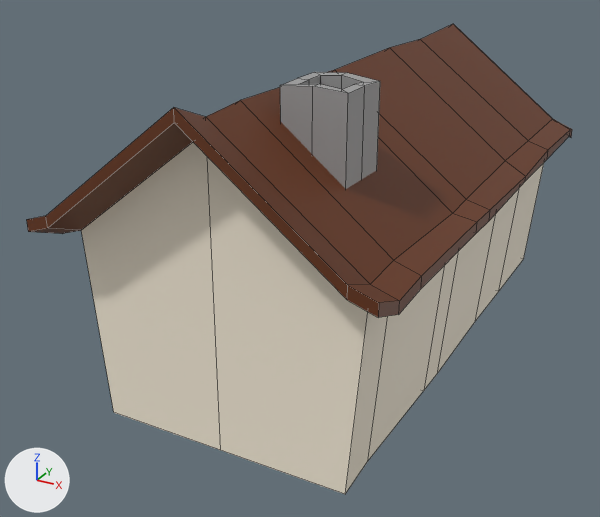
What one commit did to the FBX model BLENDER/Houses/House1/house1.fbx.
Both versions are drawn from a 50 mm lens placed at (3.87, -8.44, 3.93), pointed at (-0.41, -0.67, 0.05). The axes (+X, +Y, +Z) are drawn at lower left. The lights are the same throughout. Mesh edges are drawn as thin lines. Where no turn or scale is listed for an object, it has been applied to the vertices.
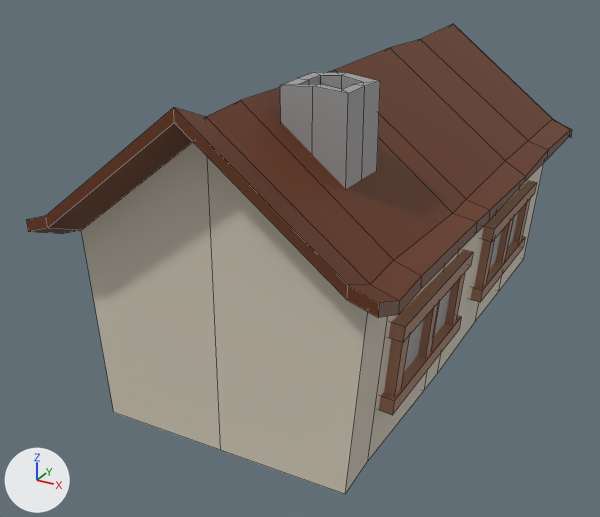
Commit message: Add windows to house1

Edits to the bpy script that builds the scene:
```text
Change mat_white:
    mat_white.base_color: (0.956, 0.871, 0.716) -> (0.662, 0.604, 0.497)  # white #faf0dc -> light grey #d5ccbb
Add mat_light_brown_001:
    mat_light_brown_001 = principled_material('light brown.001')
    mat_light_brown_001.base_color = (0.359, 0.179, 0.107)  # brown #a2755c
Add mat_gray_001:
    mat_gray_001 = principled_material('gray.001')
    mat_gray_001.base_color = (0.351, 0.351, 0.351)  # grey #a0a0a0
Add me_cube_012:
    me_cube_012.from_pydata([(0.111, 0.079, 0.385), (0.045, 0.079, -0.398), (0.111, -0.079, 0.385), (0.045, -0.079, -0.398), (-0.045, 0.079, 0.398), (-0.111, 0.079, -0.385), (-0.045, -0.079, 0.398), (-0.111, -0.079, -0.385)], [], [(0, 4, 6, 2), (3, 2, 6, 7), (7, 6, 4, 5), (5, 1, 3, 7), (1, 0, 2, 3), (5, 4, 0, 1)])
    me_cube_012.materials.append(mat_light_brown_001)  # brown #a2755c
Add me_cube_009:
    me_cube_009.from_pydata([(0.08, -0.94, 0.07), (0.08, 0.94, 0.07), (0.07, -0.94, -0.08), (0.07, 0.94, -0.08), (-0.07, -0.94, 0.08), (-0.07, 0.94, 0.08), (-0.08, -0.94, -0.07), (-0.08, 0.94, -0.07)], [], [(0, 4, 6, 2), (3, 2, 6, 7), (7, 6, 4, 5), (5, 1, 3, 7), (1, 0, 2, 3), (5, 4, 0, 1)])
    me_cube_009.materials.append(mat_light_brown_001)  # brown #a2755c
Add me_plane:
    me_plane.from_pydata([(0.03, -0.79, 0.39), (-0.03, -0.79, -0.39), (0.03, 0.79, 0.39), (-0.03, 0.79, -0.39)], [], [(0, 1, 3, 2)])
    me_plane.materials.append(mat_gray_001)  # grey #a0a0a0
Add ob_cube_012:
    ob_cube_012 = bpy.data.objects.new('Cube.012', me_cube_012)
    ob_cube_012.location = (1.43, 1.99, 0.0)
Add ob_cube_009:
    ob_cube_009 = bpy.data.objects.new('Cube.009', me_cube_009)
    ob_cube_009.location = (1.49, -1.43, 0.39)
Add ob_plane:
    ob_plane = bpy.data.objects.new('Plane', me_plane)
    ob_plane.location = (1.43, -1.43, 0.0)
Add ob_cube_006:
    ob_cube_006 = bpy.data.objects.new('Cube.006', me_cube_012.copy())
    ob_cube_006.location = (1.43, -1.43, 0.0)
Add ob_cube_015:
    ob_cube_015 = bpy.data.objects.new('Cube.015', me_cube_009.copy())
    ob_cube_015.location = (1.42, 1.21, -0.39)
Add ob_cube_007:
    ob_cube_007 = bpy.data.objects.new('Cube.007', me_cube_012.copy())
    ob_cube_007.location = (1.43, -0.65, 0.0)
Add ob_cube_014:
    ob_cube_014 = bpy.data.objects.new('Cube.014', me_cube_009.copy())
    ob_cube_014.location = (1.49, 1.21, 0.39)
Add ob_cube_011:
    ob_cube_011 = bpy.data.objects.new('Cube.011', me_cube_012.copy())
    ob_cube_011.location = (1.43, 1.21, 0.0)
Add ob_cube_010:
    ob_cube_010 = bpy.data.objects.new('Cube.010', me_cube_009.copy())
    ob_cube_010.location = (1.42, -1.43, -0.39)
Add ob_cube_008:
    ob_cube_008 = bpy.data.objects.new('Cube.008', me_cube_012.copy())
    ob_cube_008.location = (1.43, -2.22, 0.0)
Add ob_cube_013:
    ob_cube_013 = bpy.data.objects.new('Cube.013', me_cube_012.copy())
    ob_cube_013.location = (1.43, 0.42, 0.0)
Add ob_plane_001:
    ob_plane_001 = bpy.data.objects.new('Plane.001', me_plane.copy())
    ob_plane_001.location = (1.43, 1.21, 0.0)
```

Boxes [x1, y1, x2, y2] around the edits, measured in the pictures (600 x 517 px):
'Cube', recoloured
    both: [80, 141, 544, 494]
'Cube.009', added (brown)
    after: [389, 250, 473, 342]
'Cube.010', added (brown)
    after: [379, 316, 461, 415]
'Cube.014', added (brown)
    after: [482, 181, 537, 242]
'Cube.008', added (brown)
    after: [384, 336, 409, 396]
'Cube.015', added (brown)
    after: [470, 237, 525, 302]
'Plane', added
    after: [403, 289, 451, 373]
'Cube.006', added (brown)
    after: [418, 302, 439, 358]
'Cube.013', added (brown)
    after: [475, 240, 494, 287]
'Cube.007', added (brown)
    after: [445, 273, 465, 325]
'Cube.011', added
    after: [495, 219, 513, 264]
'Cube.012', added
    after: [513, 199, 530, 243]
'Plane.001', added
    after: [489, 213, 518, 269]
